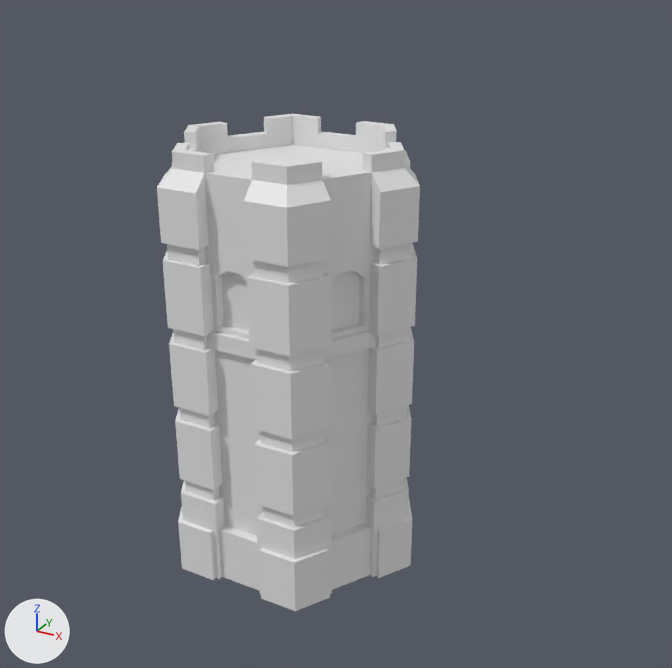
Renders of the Blender file Models/Ballista Tower L1.blend from each side of a commit.
Camera for both pictures: a 50 mm lens placed at (3.9, -6.33, 5.28), pointed at (-0.93, 2.45, 0.89). The axes (+X, +Y, +Z) are drawn at lower left. The lights are the same throughout.

In view in the first picture: 'Tower attempt 4'.
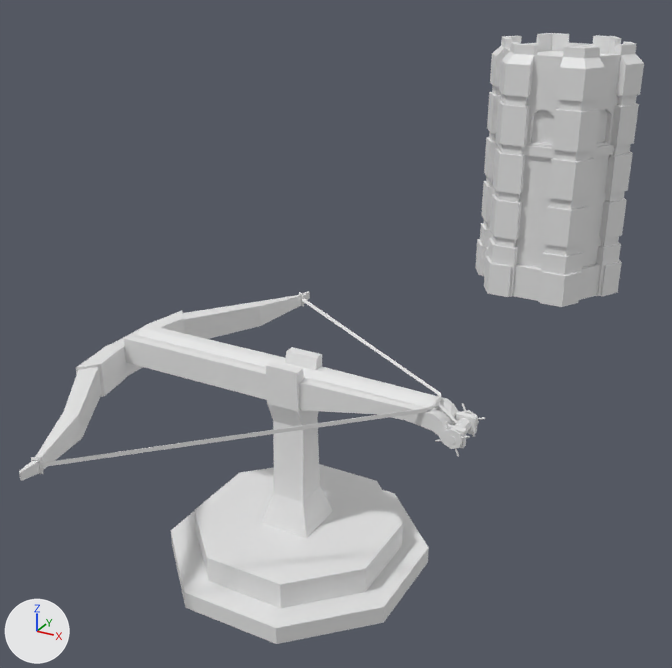
Changed parts and their boxes [x1, y1, x2, y2] in the pictures (672 x 668 px):
'Tower attempt 4', moved
    before: [157, 114, 420, 611]
    after: [475, 33, 644, 307]
'Cylinder', added
    after: [19, 292, 485, 608]
'Cylinder.001', added
    after: [171, 490, 429, 644]

The change, as a list of edits to the scene's bpy script:
```text
Add me_cylinder:
    me_cylinder.from_pydata(...)  # 302 vertices, 303 faces; spans x -1.95..1.72, y -2.17..0.0, z -0.13..1.78
Add me_cylinder_001:
    me_cylinder_001.from_pydata([(0.0, 0.0, -1.0), (0.0, 1.25, -1.0), (0.88, 0.88, -1.0), (1.25, 0.0, -1.0), (0.88, -0.88, -1.0), (0.0, -1.25, -1.0), (-0.88, -0.88, -1.0), (-1.25, 0.0, -1.0), (-0.88, 0.88, -1.0), (0.0, 1.25, -2.35), (0.88, 0.88, -2.35), (1.25, 0.0, -2.35), (0.88, -0.88, -2.35), (0.0, -1.25, -2.35), (-0.88, -0.88, -2.35), (-1.25, 0.0, -2.35), (-0.88, 0.88, -2.35)], [], [(0, 7, 6), (0, 2, 1), (0, 1, 8), (0, 4, 3), (0, 6, 5), (3, 4, 12, 11), (6, 7, 15, 14), (4, 5, 13, 12), (7, 8, 16, 15), (2, 3, 11, 10), (5, 6, 14, 13), (8, 1, 9, 16), (1, 2, 10, 9), (0, 5, 4), (0, 3, 2), (0, 8, 7)])
Change ob_tower_attempt_4:
    ob_tower_attempt_4.location: (0.0, 0.0, 0.0) -> (0.0, 7.77, 0.0)
Add ob_cylinder:
    ob_cylinder = bpy.data.objects.new('Cylinder', me_cylinder)
    ob_cylinder.location = (0.0, 0.0, 0.0)
    _m = ob_cylinder.modifiers.new('Mirror', 'MIRROR')
    _m.use_axis = (False, True, False)
    _m.use_clip = True
Add ob_cylinder_001:
    ob_cylinder_001 = bpy.data.objects.new('Cylinder.001', me_cylinder_001)
    ob_cylinder_001.location = (0.0, 0.0, 0.0)
    ob_cylinder_001.rotation_euler = (0.0, 0.0, 0.393)  # degrees (0, 0, 23)
    ob_cylinder_001.scale = (1.0, 1.0, 0.127)
```
